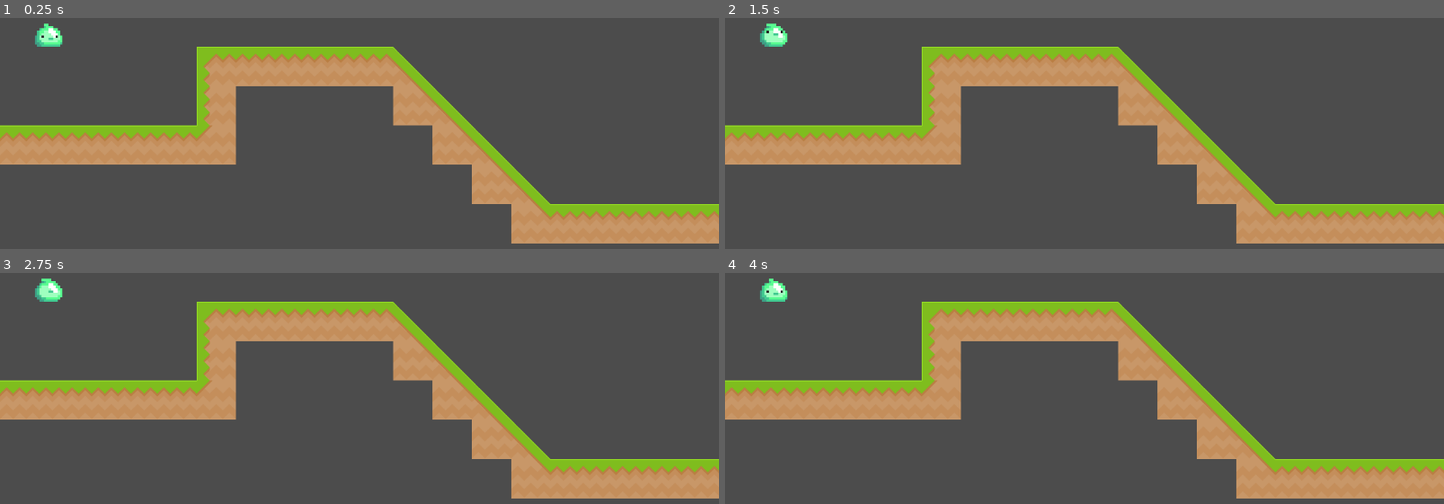
Above: before the commit, frames 1-4 (two rows, left to right).
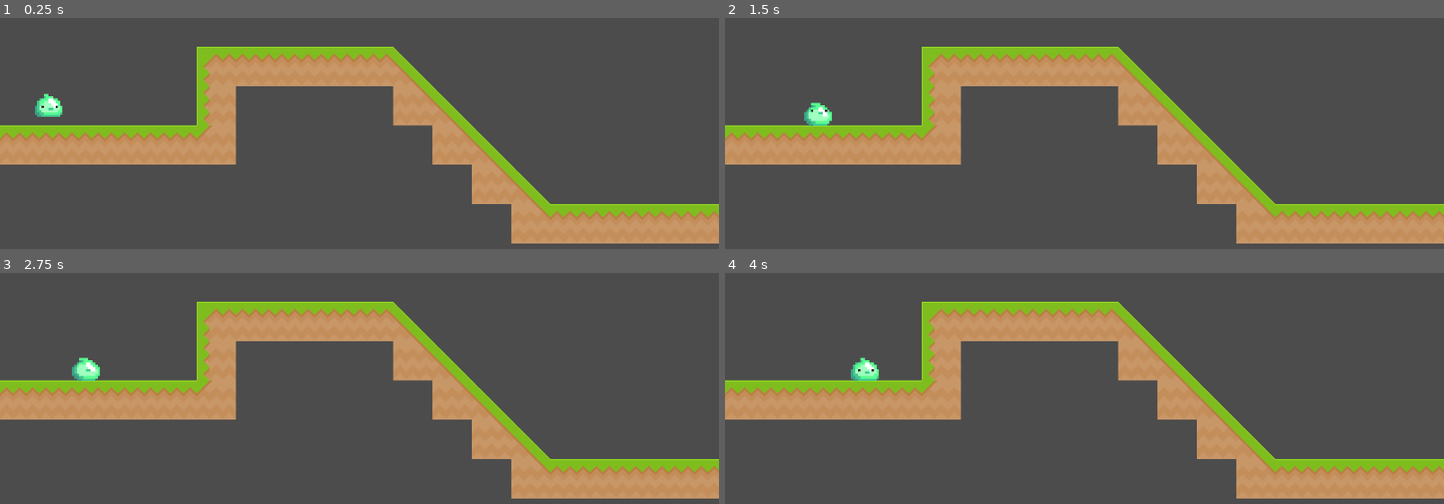
Above: after the commit, the same moments.

Repository: jtara1/InhaleGreenSubsistence
Game: Godot game, scene res://scenes/Main.tscn
Same seed, same stepped clock (60 frames per second), same inputs: the game is played once before the commit and once after it.
Inputs:
- Up to frame 1 (0.25 s): no input
- Up to frame 2 (1.5 s): hold D (move_right) from 0.53 s (still down); tap Space (jump) at 0.6, 0.77, 1.07, 1.35 s
- Up to frame 3 (2.75 s): tap Space (jump) at 1.52, 1.82, 2.1 s; release D (move_right) at 2.03 s; hold A (move_left) from 2.03 s (still down)
- Up to frame 4 (4 s): release A (move_left) at 2.78 s; hold D (move_right) from 2.78 s (still down); tap Space (jump) at 2.85, 3.02, 3.32, 3.6, 3.77 s

The runs differ from the first frame. In frame 1, 0.6% of the frame differs, in the area x 4-9%, y 2-43%; in frame 2, 0.6%; in frame 3, 0.6%, in the area x 4-14%, y 2-47%; in frame 4, 0.6%.

Commit message:
Putting basic movement code from old project
It is jank and needs fixing

Diff:
--- /dev/null
+++ b/game-objects/Character.gd
@@ -0,0 +1,72 @@
+extends KinematicBody2D
+
+# exported attributes
+export var gravity: Vector2 = Vector2(0, -500)
+export var speed : float = 5000
+export var max_speed : float = 200
+export var max_jump_horizontal_speed : float = 160
+export var jump_height : float = -500
+export var extra_jump_total : int = 1
+export var jump_early_cancel_velocity_multiplier = 0.5
+
+# attributes
+var extra_jumps = 1
+var invulnerability = 0  # duration in (unit of time) char is invulnerable
+var friction = false
+var motion = Vector2(0,0)
+
+# Called when the node enters the scene tree for the first time.
+func _ready():
+	pass
+
+# Called every frame. 'delta' is the elapsed time since the previous frame.
+func _physics_process(delta):
+	friction = false
+	move(delta)
+#	air_controls()
+
+func move(delta):
+	if (invulnerability > 0):
+		invulnerability -= delta
+
+	motion.x = int(Input.get_action_strength("move_right")) - int(Input.get_action_strength("move_left"))
+	#move_vec.y = int(Input.get_action_strength("move_down")) - int(Input.get_action_strength("move_up"))
+
+	if motion == Vector2.ZERO:
+		stop_running()
+
+	#move_vec -= gravity
+
+	#move_vec = move_vec.normalized()
+	var new_pos = motion * speed * delta
+	new_pos -= gravity
+	move_and_slide(new_pos, Vector2(0,-1))
+
+func stop_running():
+	friction = true
+	motion.x = lerp(motion.x, 0, 0.2)
+
+func air_controls():
+	if Input.is_action_just_pressed("jump") && is_on_floor():
+		extra_jumps = extra_jump_total
+		motion.y = jump_height
+	elif Input.is_action_just_released("jump"):
+		if(motion.y < 0):
+			motion.y = motion.y * jump_early_cancel_velocity_multiplier
+	elif extra_jumps > 0 && Input.is_action_just_pressed("jump"):
+		motion.y = 0
+		motion.y = motion.y + jump_height
+		extra_jumps -= 1
+
+	if friction:
+		motion.x = lerp(motion.x, 0, 0.2)
+	if !is_on_floor():
+		during_air_time()
+
+func during_air_time():
+	if motion.y < 0:
+		$AnimationPlayer.play("jump")
+	else:
+		$AnimationPlayer.play("fall")
+	if friction:
+		motion.x = lerp(motion.x,0,0.05)
--- a/game-objects/Character.tscn
+++ b/game-objects/Character.tscn
@@ -1,7 +1,8 @@
-[gd_scene load_steps=5 format=2]
+[gd_scene load_steps=6 format=2]
 
-[ext_resource path="res://images/character/slime spritesheet calciumtrice.png" type="Texture" id=1]
-[ext_resource path="res://scripts/character/AnimationPlayer.gd" type="Script" id=2]
+[ext_resource path="res://game-objects/Character.gd" type="Script" id=1]
+[ext_resource path="res://images/character/slime spritesheet calciumtrice.png" type="Texture" id=2]
+[ext_resource path="res://scripts/character/AnimationPlayer.gd" type="Script" id=3]
 
 [sub_resource type="RectangleShape2D" id=1]
 extents = Vector2( 31.3372, 31.2654 )
@@ -24,6 +25,7 @@
 }
 
 [node name="Character" type="KinematicBody2D"]
+script = ExtResource( 1 )
 
 [node name="CollisionShape2D" type="CollisionShape2D" parent="."]
 shape = SubResource( 1 )
Not shown: 2 places in game-objects/Character.tscn that only renumber resources
